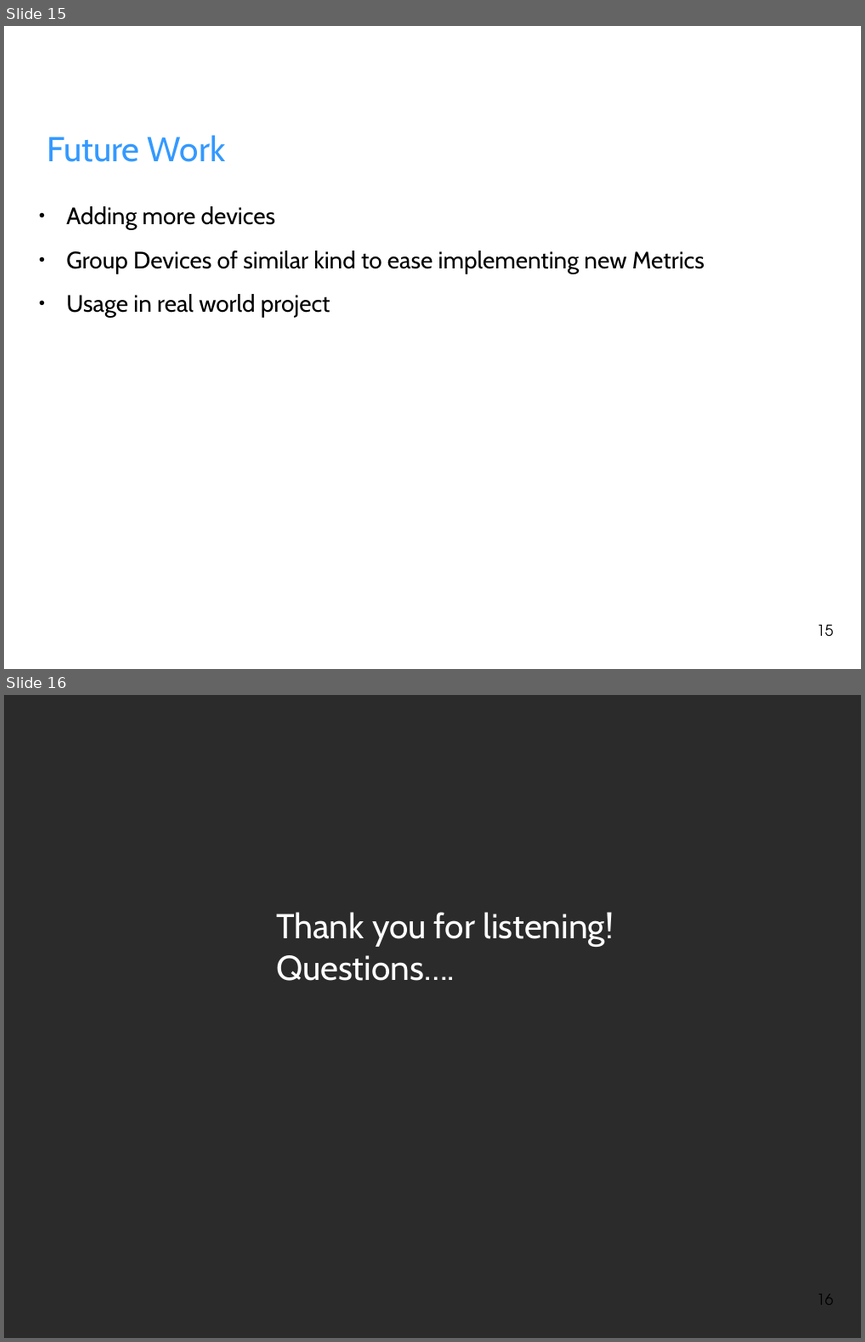
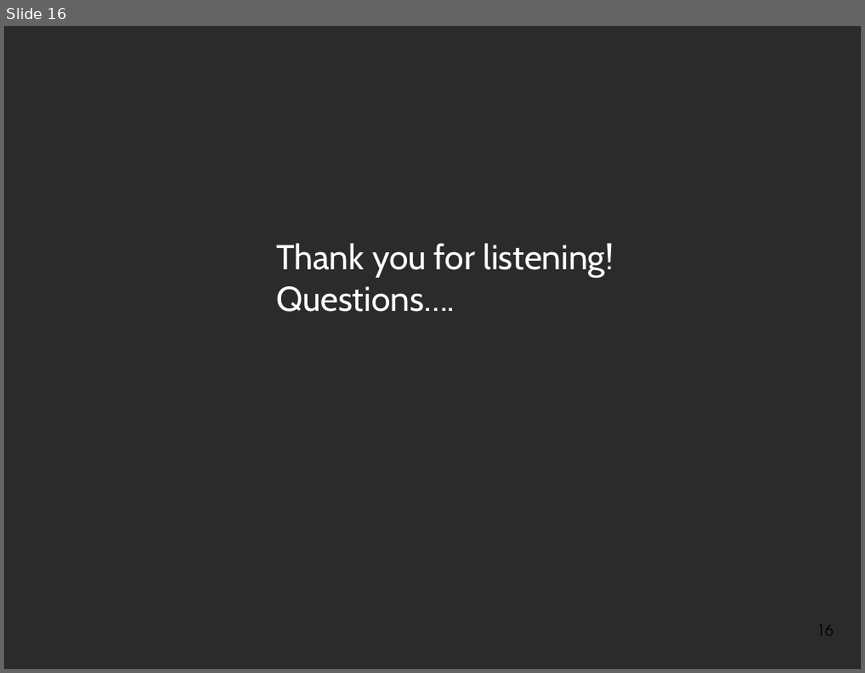
Before and after one commit to fhilprec/HardwareMonitoring, a slide deck: ProjectPresentation.odp. Shown one above the other, each under a label of ours: slides 15 and 16 before the commit, slide 16 after it. The pictures are 865x1342 and 865x673 pixels, drawn with LibreOffice and Linux fonts; fonts in the diff are those of the drawing; background and template pictures are left out; a plain dark background stands for a picture behind light text. Boxes give left, top, right and bottom in pixels: in the first picture for what was removed or moved away, otherwise in the second. Text is boxed around its words. In the diff, an @@ line names an element or a change of style, - is before the commit and + after.

```diff
--- a/ProjectPresentation.odp
+++ b/ProjectPresentation.odp
@@ slide 15 removed at (4, 26, 861, 669), background picture (left out) @@
@@ title removed at (46, 135, 226, 162) @@
-Future Work
@@ text removed at (66, 206, 704, 318) @@
-● Adding more devices
-● Group Devices of similar kind to ease implementing new Metrics
-● Usage in real world project
@@ page number removed at (817, 624, 834, 636) @@
-15
```
Also in this commit, not shown: 2 slides changed, 2 slides added, 1 other slide removed.
